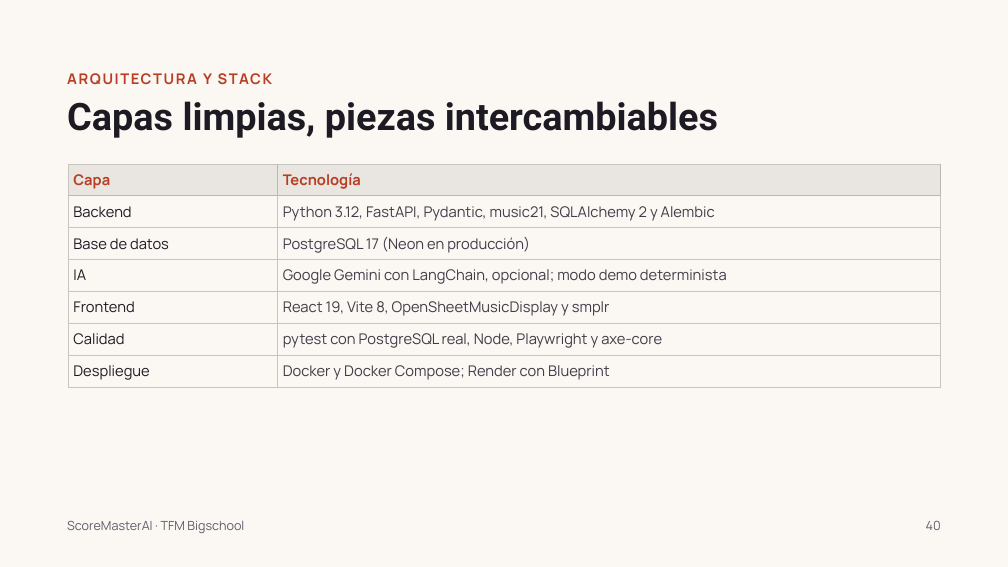
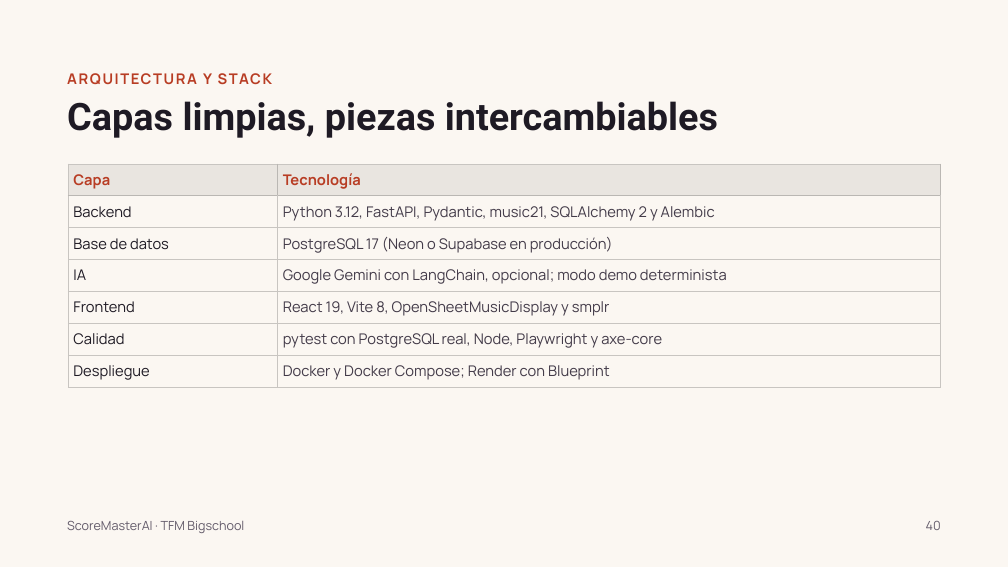
Before and after one commit to monicamorenogomez76/scoremaster-ai, a slide deck: slide 40 of docs/ScoreMasterAI · TFM.pptx. Drawn at 1008x567 pixels with LibreOffice and Linux fonts; fonts in the diff are those of the drawing. Boxes give left, top, right and bottom in pixels: in the first picture for what was removed or moved away, otherwise in the second. Text is boxed around its words. In the diff, an @@ line names an element or a change of style, - is before the commit and + after.

Commit message:
docs: la documentación y la presentación recogen la privacidad, la base en Supabase y la lectura de PDF hasta el 26 de noviembre

```diff
--- a/docs/ScoreMasterAI · TFM.pptx
+++ b/docs/ScoreMasterAI · TFM.pptx
@@ table at [68,164,941,388] @@
-row 3, column 2: PostgreSQL 17 (Neon en producción)
+row 3, column 2: PostgreSQL 17 (Neon o Supabase en producción)
```
Also in this commit, not shown: 3 other slides changed, 5 other files.
